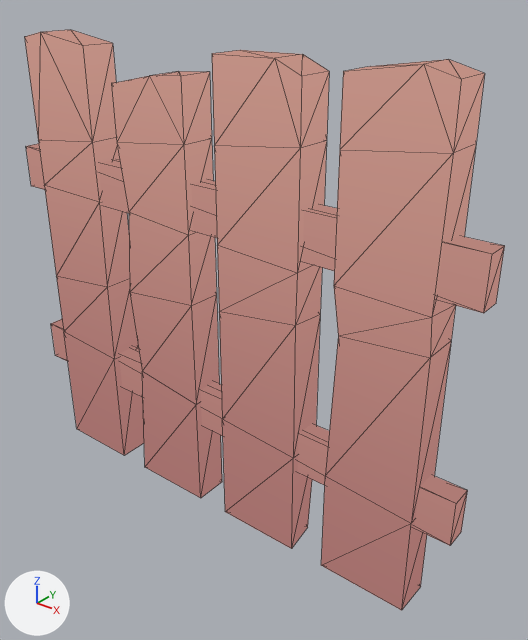
Renders of the glTF model assets/3D/small things/Fence_Frontal2.glb from each side of a commit.
Before and after are seen from a camera (50 mm lens) standing at (0.41, -0.447, 0.501) and looking at (0.036, 0.021, 0.211). Lighting does not change. The marker at lower left points along +X, +Y and +Z. Mesh edges are drawn as thin lines.

Objects in the first picture: 'Fence_Frontal2'.
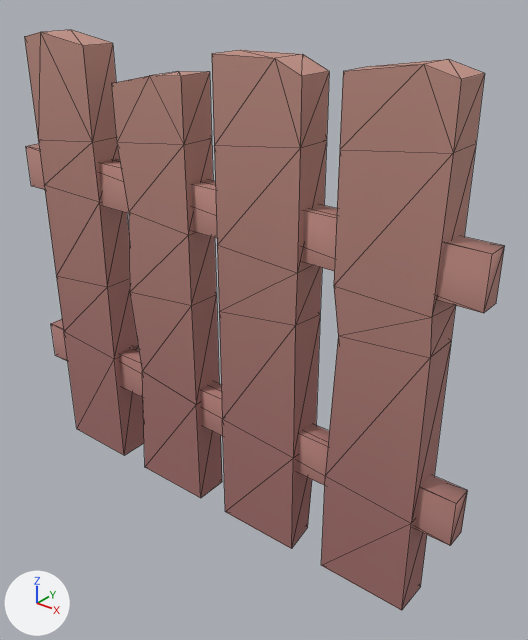
The change, as a diff of the scene's bpy script:
```diff
--- a/assets/3D/small things/Fence_Frontal2.glb.py
+++ b/assets/3D/small things/Fence_Frontal2.glb.py
@@ mat_auto @@
 mat_auto = bpy.data.materials.new('Auto')
-# nodes: BsdfTransparent, Emission, LightPath, MixShader, OutputMaterial, TexImage
+# nodes: BsdfPrincipled, OutputMaterial, TexImage
 # uses the picture img_gradienttextures
```

Changed parts and their boxes (x1, y1, x2, y2) in the pictures (528 x 640 px):
'Fence_Frontal2', recoloured (pink to brown)
    both: (24, 31, 505, 610)
